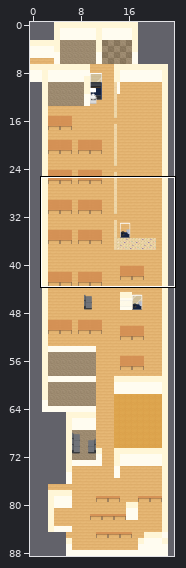
Tiled map (JSON): maps/map.json. The first picture is a wide view before the edit; the outline marks the close-up.
Close-up. Before:
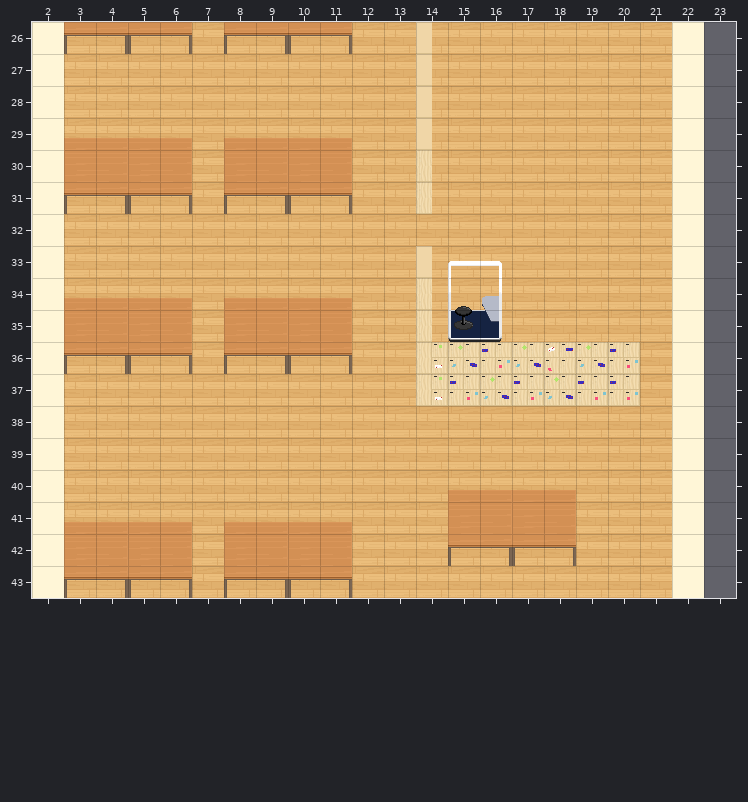
Cells are 32x32 px. Shown: x 2..23, y 26..43. The commit also changed other parts of the map, which this record leaves out.
Now the later version:
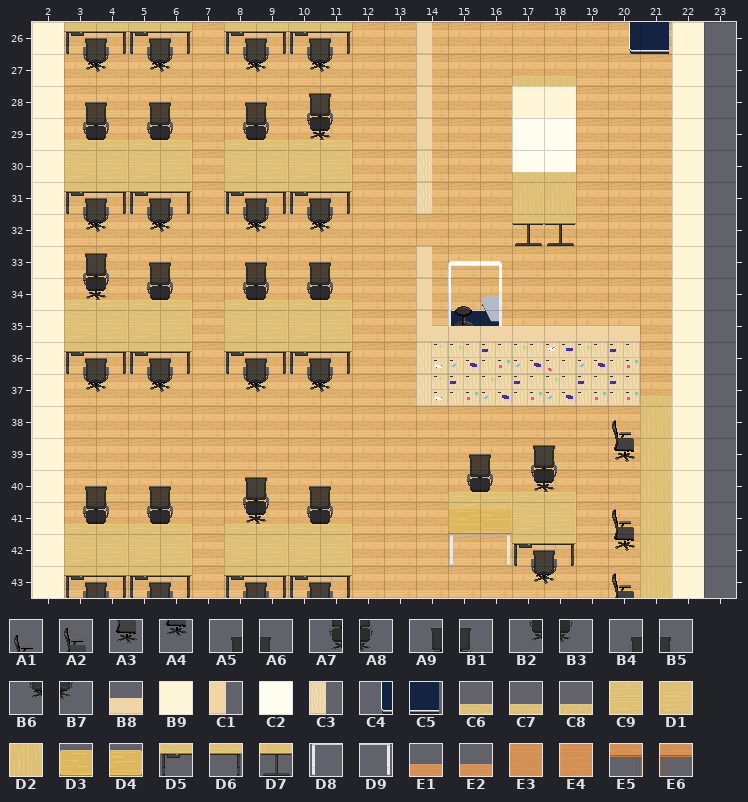
Key: from "Pack 1": A1 6, A2 10, A3 31, A4 35, A5 60, A6 61, A7 85, A8 86, A9 159, B1 160, B2 184, B3 185, B4 209, B5 210, B6 234, B7 235, B8 353, B9 355, C1 376, C2 380, C3 401, C4 482, C5 483; from "Pack 2": C6 176, C7 177, C8 178, C9 201, D1 202, D2 203, D3 207, D4 208, D5 226, D6 227, D7 228, D8 232, D9 233; from "WA_Tables": E1 0 flipped left-right, E2 1 flipped left-right, E3 10 flipped left-right, E4 11 flipped left-right, E5 20 flipped left-right, E6 21 flipped left-right.
__ is an empty cell.
Tiles replaced or removed in this view: C3, E1, E2, E3, E4, E5, E6.
Change:
Changed rows in their new state; .. is an unchanged cell.
Layer "walls":
first column x 17:
28 B9 B9
29 C2 C2
30 C2 C2
first column x 14:
35 C1
Layer "belowFurniture":
first column x 3:
26 D5 D6 D5 D6 .. D5 D6 D5 D6 .. .. .. .. .. .. .. .. C4 C5
27 .. .. .. .. .. .. .. .. .. .. .. .. .. .. C8 C8 .. .. ..
30 C9 D1 C9 D1 .. C9 D1 C9 D1 .. .. .. .. .. C8 C8 .. .. ..
31 D5 D6 D5 D6 .. D5 D6 D5 D6 .. .. .. .. .. D2 D2 .. .. ..
32 .. .. .. .. .. .. .. .. .. .. .. .. .. .. D7 D7 .. .. ..
35 C9 D1 C9 D1 .. C9 D1 C9 D1 .. .. .. .. .. .. .. .. .. ..
36 D5 D6 D5 D6 .. D5 D6 D5 D6 .. .. .. .. .. .. .. .. .. ..
37 .. .. .. .. .. .. .. .. .. .. .. .. .. .. .. .. .. .. C8
38 .. .. .. .. .. .. .. .. .. .. .. .. .. .. .. .. .. .. D2
39 .. .. .. .. .. .. .. .. .. .. .. .. .. .. .. .. .. .. D2
40 .. .. .. .. .. .. .. .. .. .. .. .. .. .. .. .. .. .. D2
41 .. .. .. .. .. .. .. .. .. .. .. .. C9 D1 C9 D1 .. .. D2
42 C9 D1 C9 D1 .. C9 D1 C9 D1 .. .. .. .. .. D5 D6 .. .. D2
43 D5 D6 D5 D6 .. D5 D6 D5 D6 .. .. .. .. .. .. .. .. .. D2
Layer "furniture":
first column x 3:
26 __ __ __ __ .. __ __ __ __ .. .. .. .. .. .. .. .. ..
29 __ __ __ __ .. __ __ __ __ .. .. .. .. .. .. .. .. ..
30 __ __ __ __ .. __ __ __ __ .. .. .. .. .. .. .. .. ..
31 __ __ __ __ .. __ __ __ __ .. .. .. .. .. .. .. .. ..
34 __ __ __ __ .. __ __ __ __ .. .. .. .. .. .. .. .. ..
35 __ __ __ __ .. __ __ __ __ .. .. .. .. .. .. .. .. ..
36 __ __ __ __ .. __ __ __ __ .. .. .. .. .. .. .. .. ..
38 .. .. .. .. .. .. .. .. .. .. .. .. .. .. .. .. .. A1
39 .. .. .. .. .. .. .. .. .. .. .. .. .. .. .. .. .. A3
40 .. .. .. .. .. .. .. .. .. .. .. .. __ __ __ __ .. ..
41 __ __ __ __ .. __ __ __ __ .. .. .. D3 D4 __ __ .. A2
42 __ __ __ __ .. __ __ __ __ .. .. .. D8 D9 __ __ .. A4
43 __ __ __ __ .. __ __ __ __ .. .. .. .. .. .. .. .. A2
Layer "aboveFurniture":
first column x 3:
26 B4 B5 B4 B5 .. B4 B5 B4 B5
27 B6 B7 B6 B7 .. B6 B7 B6 B7
first column x 3:
31 B4 B5 B4 B5 .. B4 B5 B4 B5
32 B6 B7 B6 B7 .. B6 B7 B6 B7
first column x 3:
36 B4 B5 B4 B5 .. B4 B5 B4 B5
37 B6 B7 B6 B7 .. B6 B7 B6 B7
first column x 3:
42 .. .. .. .. .. .. .. .. .. .. .. .. .. .. B4 B5
43 B4 B5 B4 B5 .. B4 B5 B4 B5 .. .. .. .. .. B6 B7
Layer "Wallpaper Above player":
first column x 14:
35 B8 B8 B8 B8 B8 B8 B8
Layer "abovePlayer1":
first column x 3:
28 A5 A6 A5 A6 .. A5 A6 A9 B1
29 A7 A8 A7 A8 .. A7 A8 B2 B3
first column x 3:
33 A9 B1 A5 A6 .. A5 A6 A5 A6
34 B2 B3 A7 A8 .. A7 A8 A7 A8
first column x 3:
39 .. .. .. .. .. .. .. .. .. .. .. .. A5 A6 A9 B1
40 A5 A6 A5 A6 .. A9 B1 A5 A6 .. .. .. A7 A8 B2 B3
41 A7 A8 A7 A8 .. B2 B3 A7 A8 .. .. .. .. .. .. ..
Layer "abovePlayer2":
first column x 3:
29 C6 C7 C6 C7 .. C6 C7 C6 C7
first column x 3:
34 C6 C7 C6 C7 .. C6 C7 C6 C7
first column x 3:
40 .. .. .. .. .. .. .. .. .. .. .. .. C6 C7 C6 C7
41 C6 C7 C6 C7 .. C6 C7 C6 C7 .. .. .. .. .. .. ..
